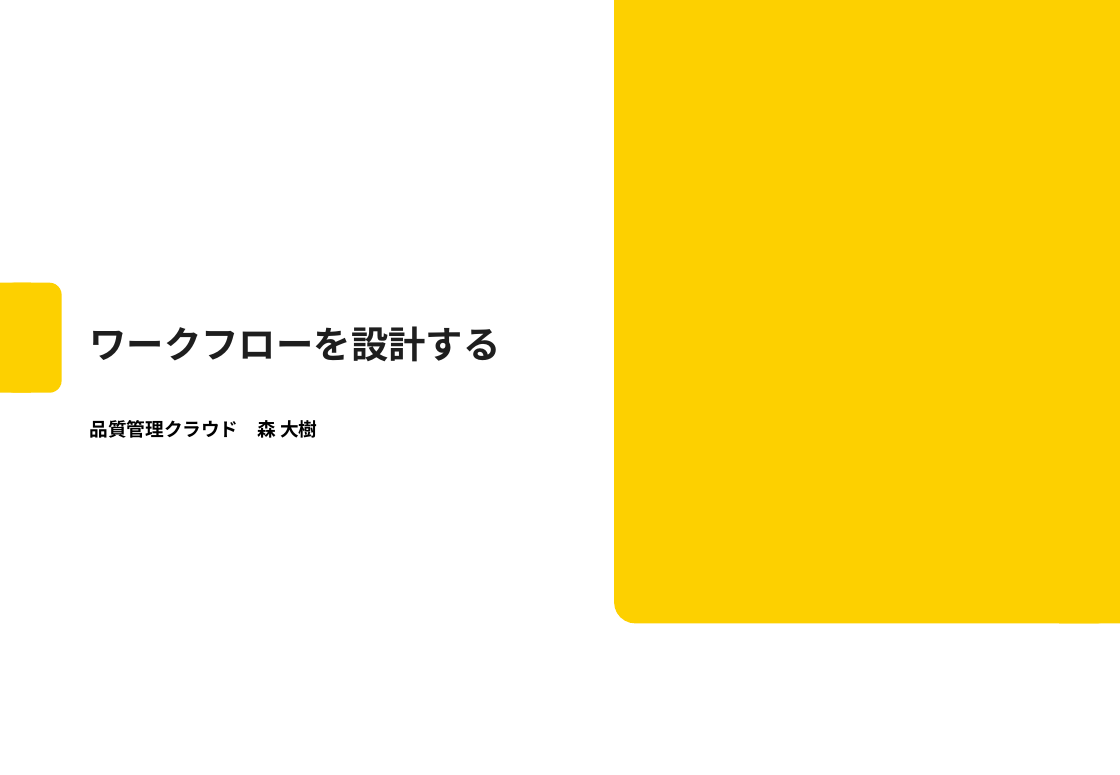
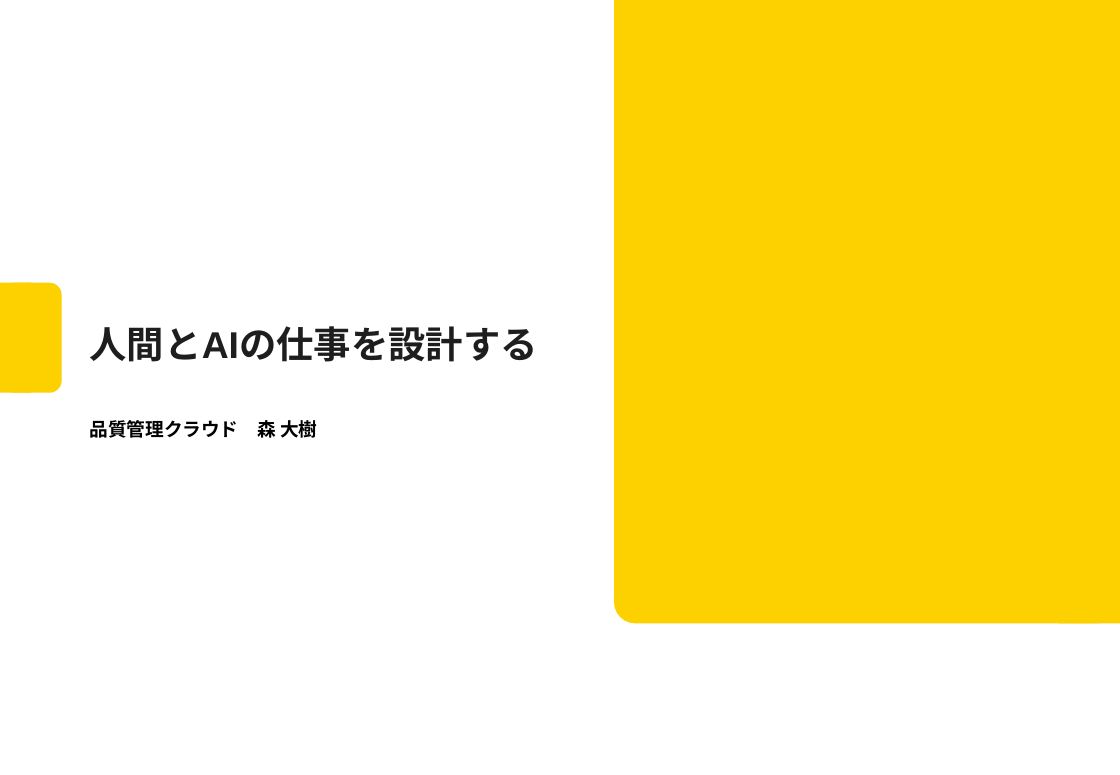
Before and after one commit to Mori-Taiki/Presentation, a slide deck: slide 1 of TechMeeting202604/techmeeting20260406.pptx. Drawn at 1120x775 pixels with LibreOffice and Linux fonts; fonts in the diff are those of the drawing; background and template pictures are left out. Boxes give left, top, right and bottom in pixels: in the first picture for what was removed or moved away, otherwise in the second. Text is boxed around its words. In the diff, an @@ line names an element or a change of style, - is before the commit and + after.

```diff
--- a/TechMeeting202604/techmeeting20260406.pptx
+++ b/TechMeeting202604/techmeeting20260406.pptx
@@ title at (90, 326, 538, 362): text changed @@
-ワークフローを設計する
+人間とAIの仕事を設計する
```
Also in this commit, not shown: 15 other slides changed, 5 slides added, 1 slide removed.
